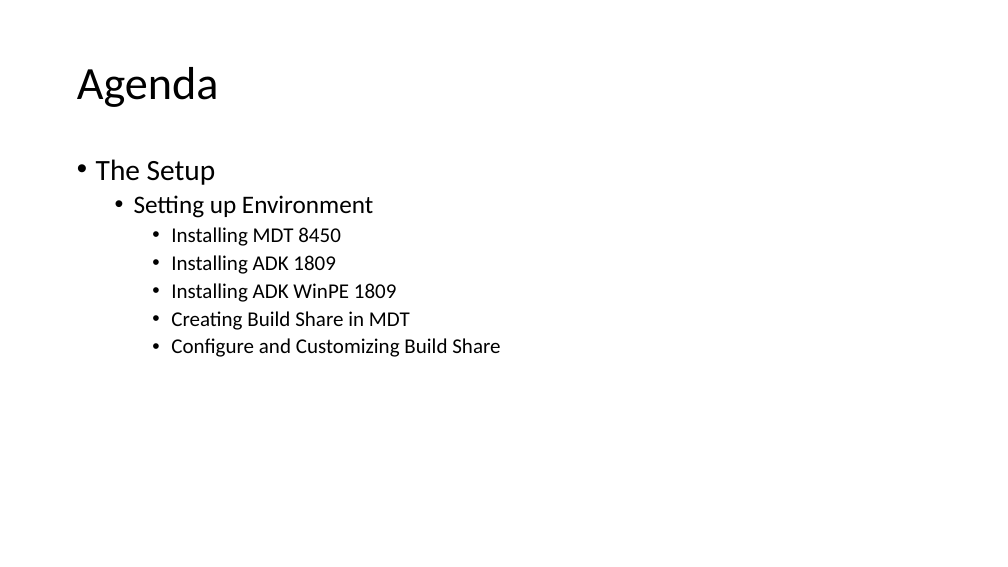
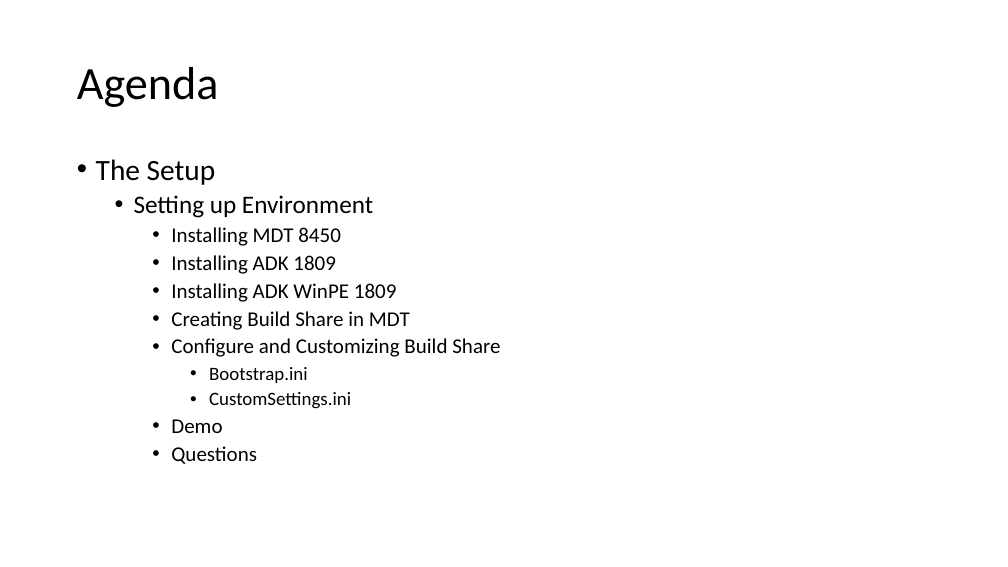
Before and after one commit to fydexx/HECC-2018, a slide deck: slide 2 of Part_01/Section01.pptx. Drawn at 1008x567 pixels with LibreOffice and Linux fonts; fonts in the diff are those of the drawing. Boxes give left, top, right and bottom in pixels: in the first picture for what was removed or moved away, otherwise in the second. Text is boxed around its words. In the diff, an @@ line names an element or a change of style, - is before the commit and + after.

```diff
--- a/Part_01/Section01.pptx
+++ b/Part_01/Section01.pptx
@@ text at (x1=171, y1=367, x2=351, y2=464): paragraphs added @@
+      • Bootstrap.ini
+      • CustomSettings.ini
+    • Demo
+    • Questions
```
Also in this commit, not shown: 1 other slide changed, 3 slides added.
